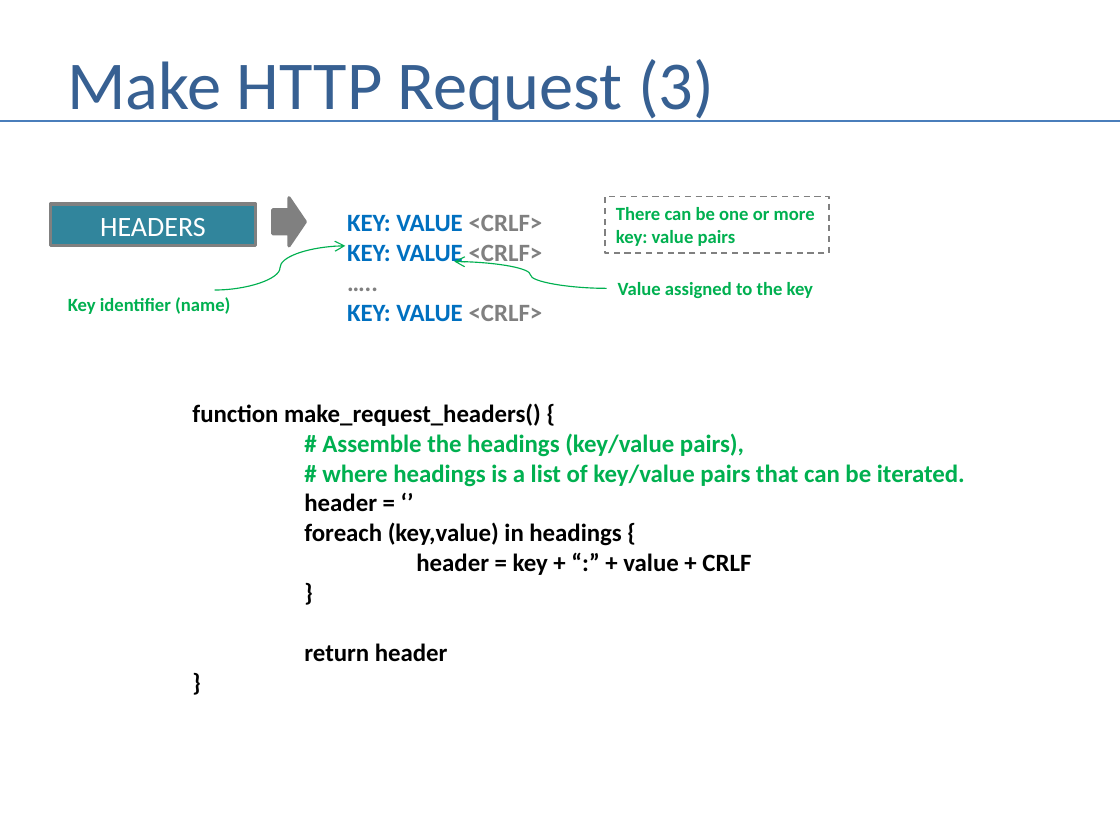
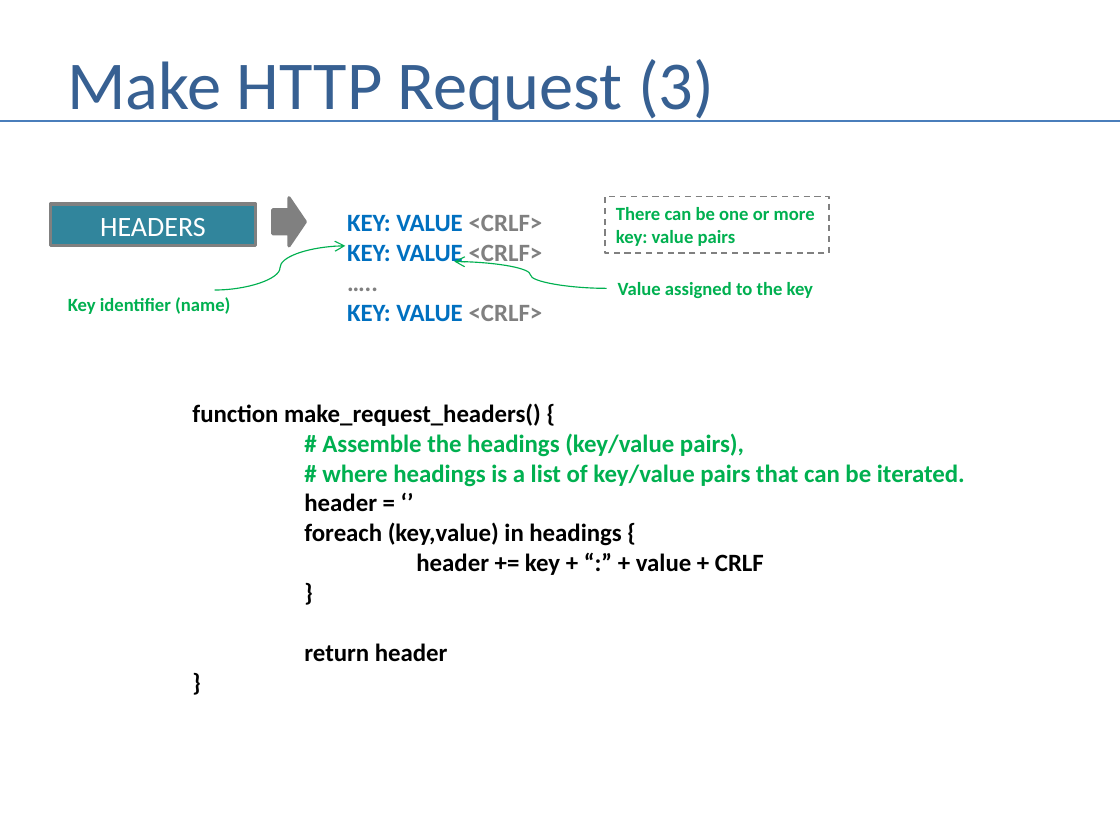
Before and after one commit to andrewferlitsch/Portland-Data-Science-Group, a slide deck: slide 9 of Presentations/CS - HTTP.pptx. Drawn at 1120x840 pixels with LibreOffice and Linux fonts; fonts in the diff are those of the drawing. Boxes give left, top, right and bottom in pixels: in the first picture for what was removed or moved away, otherwise in the second. Text is boxed around its words. In the diff, an @@ line names an element or a change of style, - is before the commit and + after.

Commit message:
updates to HTTP Server

```diff
--- a/Presentations/CS - HTTP.pptx
+++ b/Presentations/CS - HTTP.pptx
@@ text at (x1=416, y1=553, x2=764, y2=575): text changed @@
-header = key + “:” + value + CRLF
-}
+header += key + “:” + value + CRLF
+}
```
Also in this commit, not shown: 5 other slides changed.
